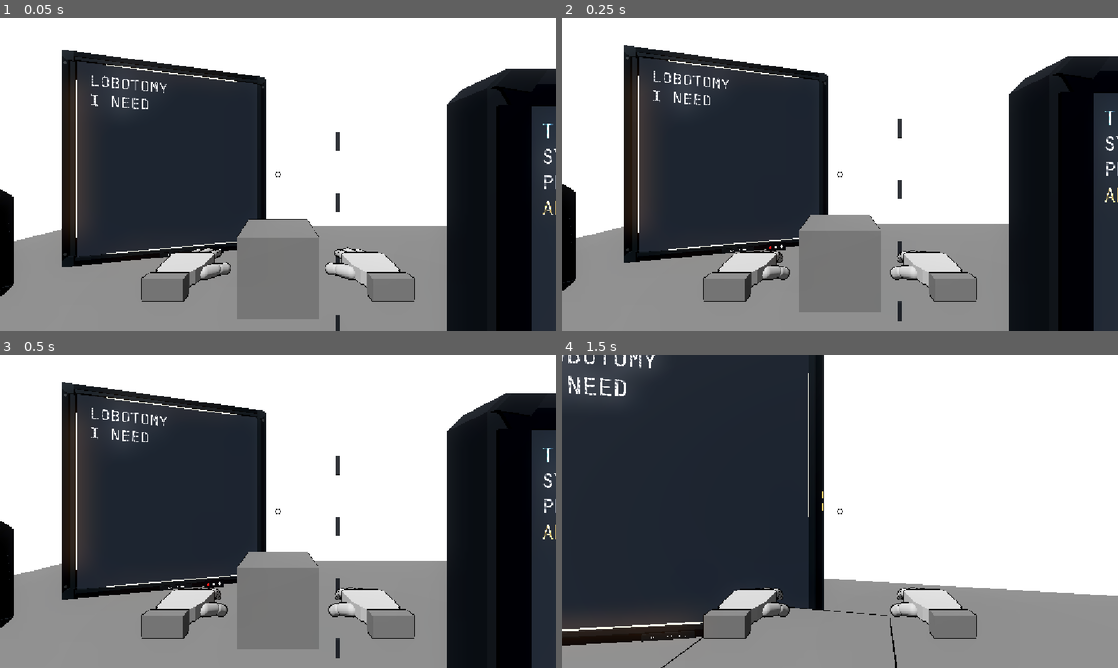
Above: before the commit, frames 1-4 (two rows, left to right).
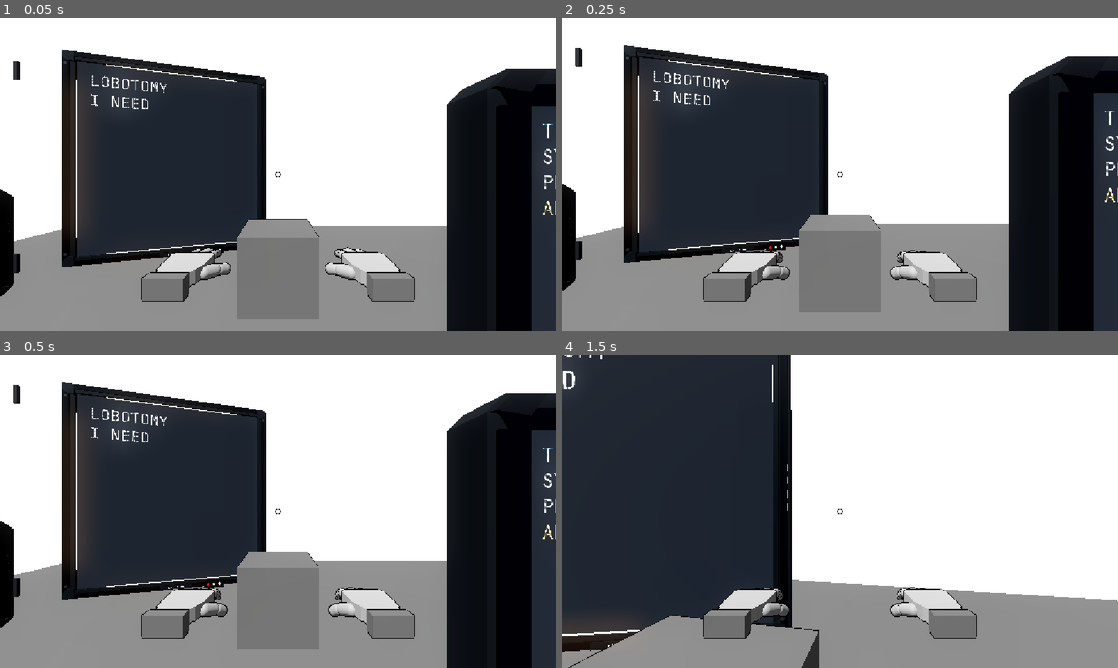
Above: after the commit, the same moments.

Repository: greedisfaust/fowl-play-project
Game: Godot game, scene res://arena/test_arena.tscn
Two runs of this game, one before a commit and one after it. Both use one fixed random seed, a clock stepped at 60 frames per second and the inputs below.
Inputs (mouse positions are in pixels of both pictures, inside the frame that each line leads up to):
- Up to frame 1 (0.05 s): no input
- Up to frame 2 (0.25 s): no input
- Up to frame 3 (0.5 s): no input
- Up to frame 4 (1.5 s): tap Enter at 0.5 s; move the mouse to (867, 511) at 0.52 s; hold Shift (sprint, bound only after the commit) 0.53-1.28 s; hold W (move_forward) from 0.53 s (still down); click (867, 511) at 0.67 s; tap Space (jump) at 0.77 s; move the mouse to (812, 511) at 1.27 s; tap E (interact) at 1.35 s

The runs differ from the first frame. In frame 1, 0.3% of the frame differs, in the area x 2-62%, y 13-100%; in frame 2, 0.3%; in frame 3, 0.3%; in frame 4, 9.9%, in the area x 0-100%, y 0-100%.

Commit message:
feat: added input map shift named sprint

Diff:
--- a/fowl-play/environment/terminals/registration_terminal.tscn
+++ b/fowl-play/environment/terminals/registration_terminal.tscn
@@ -9,11 +9,6 @@
 [sub_resource type="BoxShape3D" id="BoxShape3D_s3hgk"]
 size = Vector3(3.925, 1.95, 0.08)
 
-[sub_resource type="StandardMaterial3D" id="StandardMaterial3D_t8kwc"]
-albedo_color = Color(0.1254902, 0.14901961, 0.1882353, 1)
-metallic = 0.8
-roughness = 0.32
-
 [sub_resource type="StandardMaterial3D" id="StandardMaterial3D_asggy"]
 albedo_color = Color(0.1254902, 0.14901961, 0.1882353, 1)
 metallic = 0.8
@@ -30,104 +25,109 @@
 roughness = 0.32
 
 [sub_resource type="StandardMaterial3D" id="StandardMaterial3D_dr6gj"]
-albedo_color = Color(0.10280716, 0.12345097, 0.15785909, 1)
-metallic = 0.25
-roughness = 0.8
-
-[sub_resource type="BoxMesh" id="BoxMesh_yv52k"]
-material = SubResource("StandardMaterial3D_dr6gj")
-size = Vector3(0.025, 0.115555555, 0.012)
-
-[sub_resource type="StandardMaterial3D" id="StandardMaterial3D_2408p"]
-albedo_color = Color(0.10280716, 0.12345097, 0.15785909, 1)
-metallic = 0.25
-roughness = 0.8
-
-[sub_resource type="BoxMesh" id="BoxMesh_3c567"]
-material = SubResource("StandardMaterial3D_2408p")
-size = Vector3(0.025, 0.115555555, 0.012)
-
-[sub_resource type="StandardMaterial3D" id="StandardMaterial3D_vjlbn"]
-albedo_color = Color(0.10280716, 0.12345097, 0.15785909, 1)
-metallic = 0.25
-roughness = 0.8
-
-[sub_resource type="BoxMesh" id="BoxMesh_74qs8"]
-material = SubResource("StandardMaterial3D_vjlbn")
-size = Vector3(0.025, 0.115555555, 0.012)
-
-[sub_resource type="StandardMaterial3D" id="StandardMaterial3D_jqfi5"]
-albedo_color = Color(0.10280716, 0.12345097, 0.15785909, 1)
-metallic = 0.25
-roughness = 0.8
-
-[sub_resource type="BoxMesh" id="BoxMesh_qxjxr"]
-material = SubResource("StandardMaterial3D_jqfi5")
-size = Vector3(0.025, 0.115555555, 0.012)
-
-[sub_resource type="StandardMaterial3D" id="StandardMaterial3D_4hitg"]
-albedo_color = Color(0.10280716, 0.12345097, 0.15785909, 1)
-metallic = 0.25
-roughness = 0.8
-
-[sub_resource type="BoxMesh" id="BoxMesh_wbeek"]
-material = SubResource("StandardMaterial3D_4hitg")
-size = Vector3(0.025, 0.115555555, 0.012)
-
-[sub_resource type="StandardMaterial3D" id="StandardMaterial3D_5pn14"]
-albedo_color = Color(0.10280716, 0.12345097, 0.15785909, 1)
-metallic = 0.25
-roughness = 0.8
-
-[sub_resource type="BoxMesh" id="BoxMesh_6p54u"]
-material = SubResource("StandardMaterial3D_5pn14")
-size = Vector3(0.025, 0.115555555, 0.012)
-
-[sub_resource type="StandardMaterial3D" id="StandardMaterial3D_udcop"]
-albedo_color = Color(0.10280716, 0.12345097, 0.15785909, 1)
-metallic = 0.25
-roughness = 0.8
-
-[sub_resource type="BoxMesh" id="BoxMesh_nx8da"]
-material = SubResource("StandardMaterial3D_udcop")
-size = Vector3(0.025, 0.115555555, 0.012)
-
-[sub_resource type="StandardMaterial3D" id="StandardMaterial3D_0p4re"]
-albedo_color = Color(0.10280716, 0.12345097, 0.15785909, 1)
-metallic = 0.25
-roughness = 0.8
-
-[sub_resource type="BoxMesh" id="BoxMesh_spsf1"]
-material = SubResource("StandardMaterial3D_0p4re")
-size = Vector3(0.025, 0.115555555, 0.012)
-
-[sub_resource type="StandardMaterial3D" id="StandardMaterial3D_o5t62"]
-albedo_color = Color(0.10280716, 0.12345097, 0.15785909, 1)
-metallic = 0.25
-roughness = 0.8
-
-[sub_resource type="BoxMesh" id="BoxMesh_behbx"]
-material = SubResource("StandardMaterial3D_o5t62")
-size = Vector3(0.025, 0.115555555, 0.012)
-
-[sub_resource type="StandardMaterial3D" id="StandardMaterial3D_had11"]
-albedo_color = Color(0.10280716, 0.12345097, 0.15785909, 1)
-metallic = 0.25
-roughness = 0.8
-
-[sub_resource type="BoxMesh" id="BoxMesh_jfihp"]
-material = SubResource("StandardMaterial3D_had11")
-size = Vector3(0.025, 0.115555555, 0.012)
-
-[sub_resource type="StandardMaterial3D" id="StandardMaterial3D_1kh2t"]
+albedo_color = Color(0.1254902, 0.14901961, 0.1882353, 1)
+metallic = 0.8
+roughness = 0.32
+
+[sub_resource type="StandardMaterial3D" id="StandardMaterial3D_yv52k"]
+albedo_color = Color(0.10280716, 0.12345097, 0.15785909, 1)
+metallic = 0.25
+roughness = 0.8
+
+[sub_resource type="BoxMesh" id="BoxMesh_2408p"]
+material = SubResource("StandardMaterial3D_yv52k")
+size = Vector3(0.025, 0.115555555, 0.012)
+
+[sub_resource type="StandardMaterial3D" id="StandardMaterial3D_3c567"]
+albedo_color = Color(0.10280716, 0.12345097, 0.15785909, 1)
+metallic = 0.25
+roughness = 0.8
+
+[sub_resource type="BoxMesh" id="BoxMesh_vjlbn"]
+material = SubResource("StandardMaterial3D_3c567")
+size = Vector3(0.025, 0.115555555, 0.012)
+
+[sub_resource type="StandardMaterial3D" id="StandardMaterial3D_74qs8"]
+albedo_color = Color(0.10280716, 0.12345097, 0.15785909, 1)
+metallic = 0.25
+roughness = 0.8
+
+[sub_resource type="BoxMesh" id="BoxMesh_jqfi5"]
+material = SubResource("StandardMaterial3D_74qs8")
+size = Vector3(0.025, 0.115555555, 0.012)
+
+[sub_resource type="StandardMaterial3D" id="StandardMaterial3D_qxjxr"]
+albedo_color = Color(0.10280716, 0.12345097, 0.15785909, 1)
+metallic = 0.25
+roughness = 0.8
+
+[sub_resource type="BoxMesh" id="BoxMesh_4hitg"]
+material = SubResource("StandardMaterial3D_qxjxr")
+size = Vector3(0.025, 0.115555555, 0.012)
+
+[sub_resource type="StandardMaterial3D" id="StandardMaterial3D_wbeek"]
+albedo_color = Color(0.10280716, 0.12345097, 0.15785909, 1)
+metallic = 0.25
+roughness = 0.8
+
+[sub_resource type="BoxMesh" id="BoxMesh_5pn14"]
+material = SubResource("StandardMaterial3D_wbeek")
+size = Vector3(0.025, 0.115555555, 0.012)
+
+[sub_resource type="StandardMaterial3D" id="StandardMaterial3D_6p54u"]
+albedo_color = Color(0.10280716, 0.12345097, 0.15785909, 1)
+metallic = 0.25
+roughness = 0.8
+
+[sub_resource type="BoxMesh" id="BoxMesh_udcop"]
+material = SubResource("StandardMaterial3D_6p54u")
+size = Vector3(0.025, 0.115555555, 0.012)
+
+[sub_resource type="StandardMaterial3D" id="StandardMaterial3D_nx8da"]
+albedo_color = Color(0.10280716, 0.12345097, 0.15785909, 1)
+metallic = 0.25
+roughness = 0.8
+
+[sub_resource type="BoxMesh" id="BoxMesh_0p4re"]
+material = SubResource("StandardMaterial3D_nx8da")
+size = Vector3(0.025, 0.115555555, 0.012)
+
+[sub_resource type="StandardMaterial3D" id="StandardMaterial3D_spsf1"]
+albedo_color = Color(0.10280716, 0.12345097, 0.15785909, 1)
+metallic = 0.25
+roughness = 0.8
+
+[sub_resource type="BoxMesh" id="BoxMesh_o5t62"]
+material = SubResource("StandardMaterial3D_spsf1")
+size = Vector3(0.025, 0.115555555, 0.012)
+
+[sub_resource type="StandardMaterial3D" id="StandardMaterial3D_behbx"]
+albedo_color = Color(0.10280716, 0.12345097, 0.15785909, 1)
+metallic = 0.25
+roughness = 0.8
+
+[sub_resource type="BoxMesh" id="BoxMesh_had11"]
+material = SubResource("StandardMaterial3D_behbx")
+size = Vector3(0.025, 0.115555555, 0.012)
+
+[sub_resource type="StandardMaterial3D" id="StandardMaterial3D_jfihp"]
+albedo_color = Color(0.10280716, 0.12345097, 0.15785909, 1)
+metallic = 0.25
+roughness = 0.8
+
+[sub_resource type="BoxMesh" id="BoxMesh_1kh2t"]
+material = SubResource("StandardMaterial3D_jfihp")
+size = Vector3(0.025, 0.115555555, 0.012)
+
+[sub_resource type="StandardMaterial3D" id="StandardMaterial3D_txnwj"]
 albedo_color = Color(0.09019608, 0.11372549, 0.14509805, 1)
 metallic = 0.75
 roughness = 0.38
 
-[sub_resource type="BoxMesh" id="BoxMesh_txnwj"]
+[sub_resource type="BoxMesh" id="BoxMesh_oo72p"]
 size = Vector3(2.7, 0.16, 0.055)
 
-[sub_resource type="StandardMaterial3D" id="StandardMaterial3D_oo72p"]
+[sub_resource type="StandardMaterial3D" id="StandardMaterial3D_lrqs5"]
 albedo_color = Color(1, 0.70980394, 0.18039216, 1)
 metallic = 0.2
 roughness = 0.25
@@ -280,64 +280,64 @@
 polygon = PackedVector2Array(-2.1, -1.22, 2.1, -1.22, 2.22, -1.1, 2.22, 1.1, 2.1, 1.22, -2.1, 1.22, -2.22, 1.1, -2.22, -1.1)
 
 [node name="TopArmor" parent="Housing/Chassis/InnerArmor" parent_id_path=PackedInt32Array(1276401181, 1934588388) index="0" unique_id=1642629032]
-material_override = SubResource("StandardMaterial3D_t8kwc")
+material_override = SubResource("StandardMaterial3D_asggy")
 polygon = PackedVector2Array(-2.0804, 0.9875, 2.0804, 0.9875, 2.1596, 1.12, -2.1596, 1.12)
 
 [node name="BottomArmor" parent="Housing/Chassis/InnerArmor" parent_id_path=PackedInt32Array(1276401181, 1934588388) index="1" unique_id=1692322410]
-material_override = SubResource("StandardMaterial3D_asggy")
+material_override = SubResource("StandardMaterial3D_6ljlw")
 polygon = PackedVector2Array(-2.1596, -1.12, 2.1596, -1.12, 2.0804, -0.9875, -2.0804, -0.9875)
 
 [node name="LeftArmor" parent="Housing/Chassis/InnerArmor" parent_id_path=PackedInt32Array(1276401181, 1934588388) index="2" unique_id=1781666988]
-material_override = SubResource("StandardMaterial3D_6ljlw")
+material_override = SubResource("StandardMaterial3D_mhapl")
 polygon = PackedVector2Array(-2.1596, -0.9875, -1.96, -0.9875, -1.96, 0.9875, -2.1596, 0.9875)
 
 [node name="RightArmor" parent="Housing/Chassis/InnerArmor" parent_id_path=PackedInt32Array(1276401181, 1934588388) index="3" unique_id=978561599]
-material_override = SubResource("StandardMaterial3D_mhapl")
+material_override = SubResource("StandardMaterial3D_dr6gj")
 polygon = PackedVector2Array(1.96, -0.9875, 2.1596, -0.9875, 2.1596, 0.9875, 1.96, 0.9875)
 
 [node name="LeftVent" parent="Housing/Chassis/SideDetails" parent_id_path=PackedInt32Array(1276401181, 626883711) index="0" unique_id=622792050]
-transform = Transform3D(1, 0, 0, 0, 1, 0, 0, 0, 1, -2.1694, 0, 0.02)
+transform = Transform3D(1, 0, 0, 0, 1, 0, 0, 0, 1, -4.1694, 0, 0.02)
 
 [node name="Vent1" parent="Housing/Chassis/SideDetails/LeftVent" index="0" unique_id=750534057]
-transform = Transform3D(1, 0, 0, 0, 1, 0, 0, 0, 1, 0, -0.42666665, 0)
-mesh = SubResource("BoxMesh_yv52k")
+transform = Transform3D(1, 0, 0, 0, 1, 0, 0, 0, 1, 0, -1.3484772, 0)
+mesh = SubResource("BoxMesh_2408p")
 
 [node name="Vent2" parent="Housing/Chassis/SideDetails/LeftVent" index="1" unique_id=621629105]
-transform = Transform3D(1, 0, 0, 0, 1, 0, 0, 0, 1, 0, -0.21333332, 0)
-mesh = SubResource("BoxMesh_3c567")
+transform = Transform3D(1, 0, 0, 0, 1, 0, 0, 0, 1, 0, -0.6742386, 0)
+mesh = SubResource("BoxMesh_vjlbn")
 
 [node name="Vent3" parent="Housing/Chassis/SideDetails/LeftVent" index="2" unique_id=906315242]
-mesh = SubResource("BoxMesh_74qs8")
+mesh = SubResource("BoxMesh_jqfi5")
 
 [node name="Vent4" parent="Housing/Chassis/SideDetails/LeftVent" index="3" unique_id=932069470]
-transform = Transform3D(1, 0, 0, 0, 1, 0, 0, 0, 1, 0, 0.21333332, 0)
-mesh = SubResource("BoxMesh_qxjxr")
+transform = Transform3D(1, 0, 0, 0, 1, 0, 0, 0, 1, 0, 0.6742386, 0)
+mesh = SubResource("BoxMesh_4hitg")
 
 [node name="Vent5" parent="Housing/Chassis/SideDetails/LeftVent" index="4" unique_id=1688231557]
-transform = Transform3D(1, 0, 0, 0, 1, 0, 0, 0, 1, 0, 0.42666665, 0)
-mesh = SubResource("BoxMesh_wbeek")
+transform = Transform3D(1, 0, 0, 0, 1, 0, 0, 0, 1, 0, 1.3484772, 0)
+mesh = SubResource("BoxMesh_5pn14")
 
 [node name="RightVent" parent="Housing/Chassis/SideDetails" parent_id_path=PackedInt32Array(1276401181, 626883711) index="1" unique_id=88088852]
-transform = Transform3D(1, 0, 0, 0, 1, 0, 0, 0, 1, 2.1694, 0, 0.02)
+transform = Transform3D(1, 0, 0, 0, 1, 0, 0, 0, 1, 4.1694, 0, 0.02)
 
 [node name="Vent6" parent="Housing/Chassis/SideDetails/RightVent" index="0" unique_id=588788927]
-transform = Transform3D(1, 0, 0, 0, 1, 0, 0, 0, 1, 0, -0.42666665, 0)
-mesh = SubResource("BoxMesh_6p54u")
+transform = Transform3D(1, 0, 0, 0, 1, 0, 0, 0, 1, 0, -1.3484772, 0)
+mesh = SubResource("BoxMesh_udcop")
 
 [node name="Vent7" parent="Housing/Chassis/SideDetails/RightVent" index="1" unique_id=2034216986]
-transform = Transform3D(1, 0, 0, 0, 1, 0, 0, 0, 1, 0, -0.21333332, 0)
-mesh = SubResource("BoxMesh_nx8da")
+transform = Transform3D(1, 0, 0, 0, 1, 0, 0, 0, 1, 0, -0.6742386, 0)
+mesh = SubResource("BoxMesh_0p4re")
 
 [node name="Vent8" parent="Housing/Chassis/SideDetails/RightVent" index="2" unique_id=1469080913]
-mesh = SubResource("BoxMesh_spsf1")
+mesh = SubResource("BoxMesh_o5t62")
 
 [node name="Vent9" parent="Housing/Chassis/SideDetails/RightVent" index="3" unique_id=1029671947]
-transform = Transform3D(1, 0, 0, 0, 1, 0, 0, 0, 1, 0, 0.21333332, 0)
-mesh = SubResource("BoxMesh_behbx")
+transform = Transform3D(1, 0, 0, 0, 1, 0, 0, 0, 1, 0, 0.6742386, 0)
+mesh = SubResource("BoxMesh_had11")
 
 [node name="Vent10" parent="Housing/Chassis/SideDetails/RightVent" index="4" unique_id=1561835074]
-transform = Transform3D(1, 0, 0, 0, 1, 0, 0, 0, 1, 0, 0.42666665, 0)
-mesh = SubResource("BoxMesh_jfihp")
+transform = Transform3D(1, 0, 0, 0, 1, 0, 0, 0, 1, 0, 1.3484772, 0)
+mesh = SubResource("BoxMesh_1kh2t")
 
 [node name="TopLeft" parent="Housing/Chassis/CornerArmor" parent_id_path=PackedInt32Array(1276401181, 1518325116) index="0" unique_id=1165353451]
 polygon = PackedVector2Array(-1.98, 1.0616, -1.879, 1.2, -2.1, 1.2, -2.2, 1.1)
@@ -353,62 +353,62 @@
 
 [node name="PanelBody" parent="Housing/Chassis/ControlPanel" parent_id_path=PackedInt32Array(1276401181, 580430552) index="0" unique_id=2013980107]
 transform = Transform3D(1, 0, 0, 0, 1, 0, 0, 0, 1, 0, -1.1, 0.035)
-material_override = SubResource("StandardMaterial3D_1kh2t")
-mesh = SubResource("BoxMesh_txnwj")
+material_override = SubResource("StandardMaterial3D_txnwj")
+mesh = SubResource("BoxMesh_oo72p")
 
 [node name="IndicatorGroup" parent="Housing/Chassis/ControlPanel" parent_id_path=PackedInt32Array(1276401181, 580430552) index="1" unique_id=1750623697]
 transform = Transform3D(1, 0, 0, 0, 1, 0, 0, 0, 1, 0, -1.1, 0.035)
 
 [node name="Button1" parent="Housing/Chassis/ControlPanel/IndicatorGroup" index="0" unique_id=854842712]
 transform = Transform3D(1, 0, 0, 0, -4.371139e-08, -1, 0, 1, -4.371139e-08, -0.9, 0, 0.04)
-material_override = SubResource("StandardMaterial3D_oo72p")
-mesh = SubResource("CylinderMesh_lrqs5")
+material_override = SubResource("StandardMaterial3D_lrqs5")
+mesh = SubResource("CylinderMesh_pk5k6")
 
 [node name="Button2" parent="Housing/Chassis/ControlPanel/IndicatorGroup" index="1" unique_id=1703512645]
 transform = Transform3D(1, 0, 0, 0, -4.371139e-08, -1, 0, 1, -4.371139e-08, -0.82, 0, 0.04)
-material_override = SubResource("StandardMaterial3D_pk5k6")
-mesh = SubResource("CylinderMesh_q8rsl")
+material_override = SubResource("StandardMaterial3D_q8rsl")
+mesh = SubResource("CylinderMesh_8flbt")
 
 [node name="Button3" parent="Housing/Chassis/ControlPanel/IndicatorGroup" index="2" unique_id=88442090]
 transform = Transform3D(1, 0, 0, 0, -4.371139e-08, -1, 0, 1, -4.371139e-08, -0.74, 0, 0.04)
-material_override = SubResource("StandardMaterial3D_8flbt")
-mesh = SubResource("CylinderMesh_7e2ax")
+material_override = SubResource("StandardMaterial3D_7e2ax")
+mesh = SubResource("CylinderMesh_c6omu")
 
 [node name="IdentificationPlate" parent="Housing/Chassis/ControlPanel" parent_id_path=PackedInt32Array(1276401181, 580430552) index="2" unique_id=1224424019]
 transform = Transform3D(1, 0, 0, 0, 1, 0, 0, 0, 1, 0, -1.1, 0.035)
 
 [node name="PlateMesh" parent="Housing/Chassis/ControlPanel/IdentificationPlate" index="0" unique_id=596034988]
 transform = Transform3D(1, 0, 0, 0, 1, 0, 0, 0, 1, 0.54, 0, 0.04)
-material_override = SubResource("StandardMaterial3D_c6omu")
-mesh = SubResource("BoxMesh_tevgs")
+material_override = SubResource("StandardMaterial3D_tevgs")
+mesh = SubResource("BoxMesh_ql63g")
 
 [node name="EngravedText" parent="Housing/Chassis/ControlPanel/IdentificationPlate" index="1" unique_id=129356557]
-transform = Transform3D(2, 0, 0, 0, 2, 0, 0, 0, 2, 0.54, 0, 0.049)
-mesh = SubResource("TextMesh_p0fip")
+transform = Transform3D(8, 0, 0, 0, 8, 0, 0, 0, 8, 0.54, 0, 0.049)
+mesh = SubResource("TextMesh_x0vee")
 
 [node name="TopLeftFastener" parent="Housing/Chassis/Fasteners" parent_id_path=PackedInt32Array(1276401181, 892892411) index="0" unique_id=357282570]
-transform = Transform3D(1, 0, 0, 0, -4.371139e-08, -1, 0, 1, -4.371139e-08, -2.0792, 1.1276, 0.085)
-material_override = SubResource("StandardMaterial3D_x0vee")
-mesh = SubResource("CylinderMesh_2e80v")
+transform = Transform3D(1, 0, 0, 0, -4.371139e-08, -1, 0, 1, -4.371139e-08, -4.0792, 2.0026, 0.085)
+material_override = SubResource("StandardMaterial3D_2e80v")
+mesh = SubResource("CylinderMesh_rr2as")
 
 [node name="TopRightFastener" parent="Housing/Chassis/Fasteners" parent_id_path=PackedInt32Array(1276401181, 892892411) index="1" unique_id=870569978]
-transform = Transform3D(1, 0, 0, 0, -4.371139e-08, -1, 0, 1, -4.371139e-08, 2.0792, 1.1276, 0.085)
-material_override = SubResource("StandardMaterial3D_rr2as")
-mesh = SubResource("CylinderMesh_yvlou")
+transform = Transform3D(1, 0, 0, 0, -4.371139e-08, -1, 0, 1, -4.371139e-08, 4.0792, 2.0026, 0.085)
+material_override = SubResource("StandardMaterial3D_yvlou")
+mesh = SubResource("CylinderMesh_oo2jr")
 
 [node name="BottomLeftFastener" parent="Housing/Chassis/Fasteners" parent_id_path=PackedInt32Array(1276401181, 892892411) index="2" unique_id=1480906850]
-transform = Transform3D(1, 0, 0, 0, -4.371139e-08, -1, 0, 1, -4.371139e-08, -2.0792, -1.1276, 0.085)
-material_override = SubResource("StandardMaterial3D_oo2jr")
-mesh = SubResource("CylinderMesh_a7pht")
+transform = Transform3D(1, 0, 0, 0, -4.371139e-08, -1, 0, 1, -4.371139e-08, -4.0792, -2.0026, 0.085)
+material_override = SubResource("StandardMaterial3D_a7pht")
+mesh = SubResource("CylinderMesh_o7udk")
 
 [node name="BottomRightFastener" parent="Housing/Chassis/Fasteners" parent_id_path=PackedInt32Array(1276401181, 892892411) index="3" unique_id=1078629511]
-transform = Transform3D(1, 0, 0, 0, -4.371139e-08, -1, 0, 1, -4.371139e-08, 2.0792, -1.1276, 0.085)
-material_override = SubResource("StandardMaterial3D_o7udk")
-mesh = SubResource("CylinderMesh_vxnsi")
+transform = Transform3D(1, 0, 0, 0, -4.371139e-08, -1, 0, 1, -4.371139e-08, 4.0792, -2.0026, 0.085)
+material_override = SubResource("StandardMaterial3D_vxnsi")
+mesh = SubResource("CylinderMesh_65jpa")
 
 [node name="Glass" parent="Housing" index="2" unique_id=2127681974]
-material_override = SubResource("ShaderMaterial_65jpa")
-mesh = SubResource("PlaneMesh_75gyg")
+material_override = SubResource("ShaderMaterial_75gyg")
+mesh = SubResource("PlaneMesh_s3hgk")
 
 [node name="ProximityArea" type="Area3D" parent="." unique_id=1454274502]
 collision_mask = 16
--- a/fowl-play/project.godot
+++ b/fowl-play/project.godot
@@ -69,6 +69,11 @@
 "events": [Object(InputEventKey,"resource_local_to_scene":false,"resource_name":"","device":-1,"window_id":0,"alt_press …(192 unchanged characters)…
 ]
 }
+sprint={
+"deadzone": 0.2,
+"events": [Object(InputEventKey,"resource_local_to_scene":false,"resource_name":"","device":-1,"window_id":0,"alt_pressed":false,"shift_pressed":false,"ctrl_pressed":false,"meta_pressed":false,"pressed":false,"keycode":0,"physical_keycode":4194325,"key_label":0,"unicode":0,"location":0,"echo":false,"script":null)
+]
+}
 
 [physics]
 
Not shown, added: fowl-play/core/jump_controller.gd.uid
Not shown, added: fowl-play/core/movement_controller.gd.uid
Not shown: 4 places in fowl-play/environment/terminals/registration_terminal.tscn that only renumber resources
Not shown, added: fowl-play/ragdoll/procedural_foot_plant.gd.uid
Not shown, added: fowl-play/ragdoll/procedural_footstep_planner.gd.uid
Not shown, added: fowl-play/ragdoll/procedural_leg_controller.gd.uid
Not shown, added: fowl-play/tests/m8_procedural_legs_test.gd.uid
